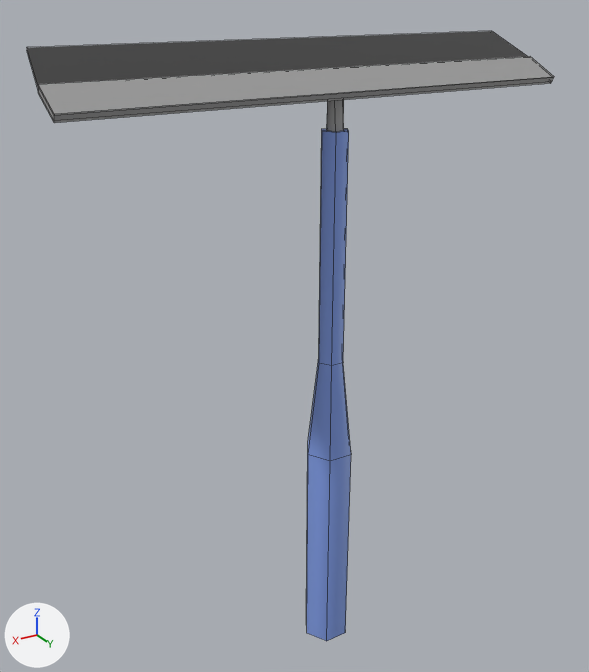
Renders of the FBX model Assets/Team24/Models/Squeegee/Squeegee.fbx from each side of a commit.
Before and after are seen from a camera (50 mm lens) standing at (0.819, 1.225, 0.485) and looking at (0.028, -0.092, -0.174). The axes (+X, +Y, +Z) are drawn at lower left. The lights are the same throughout. Mesh edges are drawn as thin lines. Where no turn or scale is listed for an object, it has been applied to the vertices. Vertices at the same position are counted once.

Objects in the first picture: 'Head', 'Squeegee'.
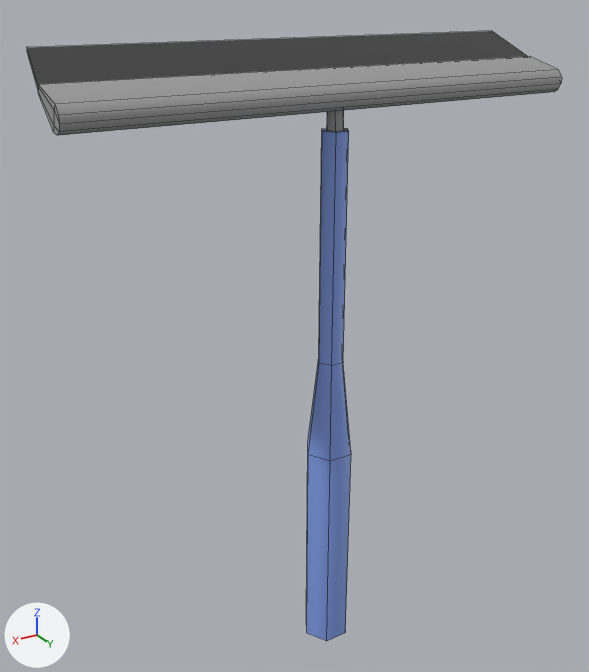
Commit message: Added tilting of squeegee head with buttons

The change, as a diff of the scene's bpy script:
```diff
--- a/Assets/Team24/Models/Squeegee/Squeegee.fbx.py
+++ b/Assets/Team24/Models/Squeegee/Squeegee.fbx.py
@@ me_cylinder_003 @@
 me_cylinder_003.from_pydata(...)  # 20 vertices, 18 faces; spans x -0.5..0.5, y -0.14..0.033, z -0.004..0.088
 # used by ob_head; location = (0.0, 0.0, 0.308)
 # verts and faces of me_cylinder_003; kept vertices keep their numbers, new ones are numbered from 20
 # before: 0 (0.5, 0.026, -0.004) at pixel (54, 122), 2 (-0.5, 0.026, -0.004) at pixel (550, 83), 4 (0.5, 0.033, 0.009) at pixel (54, 113), 6 (-0.5, 0.033, 0.009) at pixel (554, 76), 8 (-0.5, 0.032, 0.007) at pixel (553, 77)
 # before: 9 (-0.5, 0.028, -0.001) at pixel (551, 81), 12 (0.5, 0.028, -0.001) at pixel (54, 120), 13 (0.5, 0.032, 0.007) at pixel (54, 115)
+# me_cylinder_003 part 1
+delete_faces([(4, 13, 8, 6), (0, 2, 9, 12), (8, 13, 12, 9)])
+verts[0] = (0.5, 0.019, -0.018)  # moved, pixel (53, 132)
+verts[2] = (-0.5, 0.019, -0.018)  # moved
+verts[4] = (0.5, 0.04, 0.024)  # moved, pixel (54, 103)
+verts[6] = (-0.5, 0.04, 0.024)  # moved, pixel (557, 69)
+verts[8] = (-0.5, 0.036, 0.015)  # moved
+verts[13] = (0.5, 0.036, 0.015)  # moved, pixel (54, 110)
+verts[9] = (-0.5, 0.024, -0.009)  # moved
+verts[12] = (0.5, 0.024, -0.009)  # moved, pixel (54, 126)
+verts[20] = (-0.5, 0.038, -0.02)  # pixel (554, 91)
+verts[21] = (-0.5, 0.048, -0.013)  # pixel (558, 89)
+verts[22] = (-0.5, 0.052, 0.01)  # pixel (561, 76)
+verts[23] = (-0.5, 0.053, -0.002)  # pixel (561, 83)
+for new, old in zip([*range(24, 28)], [*range(20, 24)]): verts[new] = verts[old] + (1.0, 0.0, 0.0)
+faces += [(12, 25, 27, 13), (4, 13, 27, 26), (6, 22, 23, 8), (22, 26, 27, 23), (20, 21, 25, 24), (21, 23, 27, 25)]  # mat_metallic (grey #9c9c9c)
+faces += [(2, 9, 21, 20), (8, 23, 21, 9), (0, 2, 20, 24), (4, 26, 22, 6), (0, 24, 25, 12)]  # mat_metallic (grey #9c9c9c)
 me_cylinder_003.materials.append(mat_metallic)
```

Location of each change, (x1, y1, x2, y2) in pixels of the pictures (589 x 672 px):
'Head', reshaped (13% taller)
    before: (27, 31, 554, 123)
    after: (27, 31, 562, 135)
part 1 of me_cylinder_003, built on
    before: (54, 77, 554, 123)
    after: (54, 69, 562, 135)
